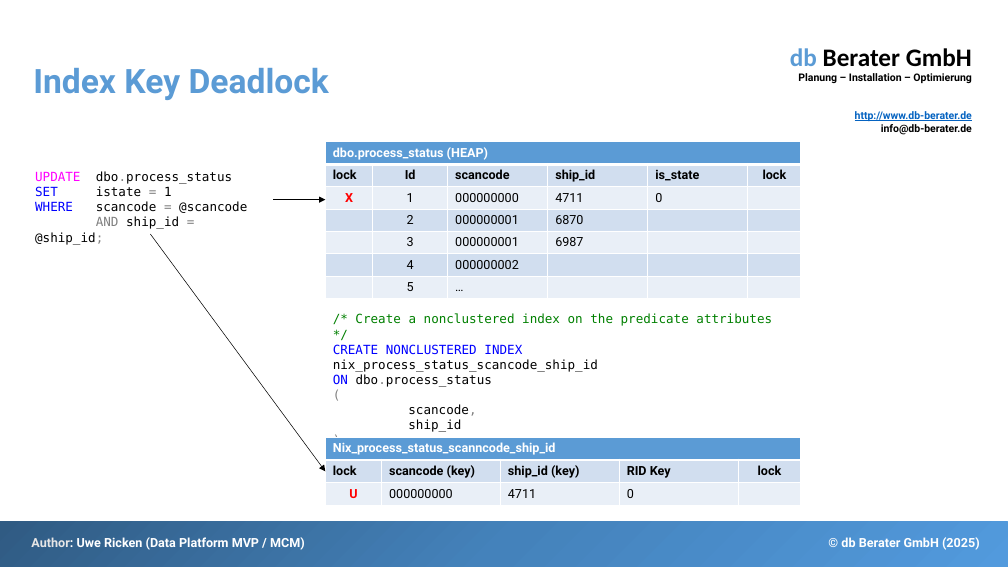
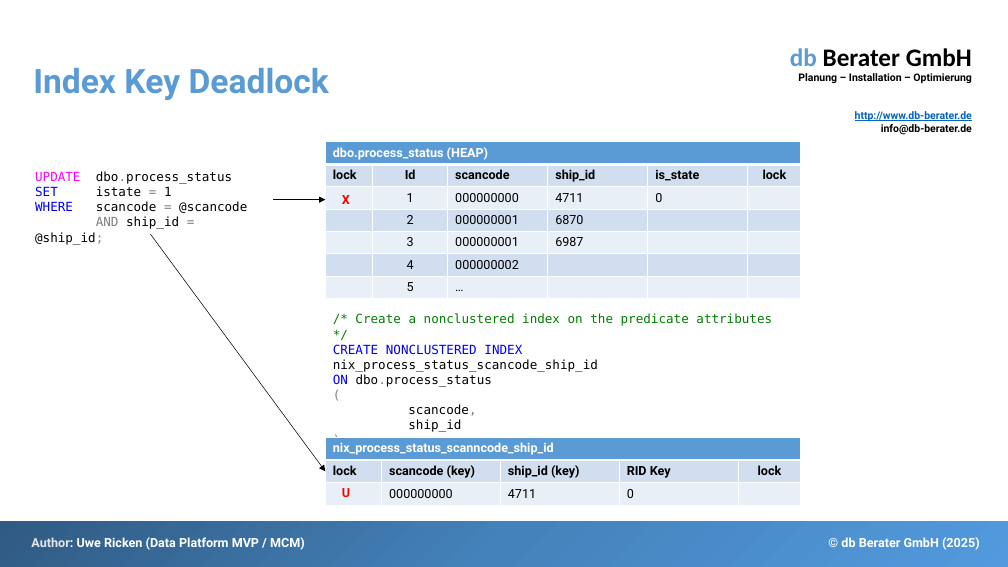
Before and after one commit to db-berater/solving-deadlock-scenarios, a slide deck: slide 25 of 01 - Documents and Preparation/Solving Deadlock Scenarios - EN.pptx. Drawn at 1008x567 pixels with LibreOffice and Linux fonts; fonts in the diff are those of the drawing. Boxes give left, top, right and bottom in pixels: in the first picture for what was removed or moved away, otherwise in the second. Text is boxed around its words. In the diff, an @@ line names an element or a change of style, - is before the commit and + after.

```diff
--- a/01 - Documents and Preparation/Solving Deadlock Scenarios - EN.pptx
+++ b/01 - Documents and Preparation/Solving Deadlock Scenarios - EN.pptx
@@ table at box(325, 142, 800, 301) @@
-row 3, column 1: X
+row 3, column 1: 
@@ text added at box(342, 195, 350, 204), 12 pt, text #FF0000, bold @@
+X
@@ table at box(325, 438, 800, 506) @@
-row 1, column 1: Nix_process_status_scanncode_ship_id
+row 1, column 1: nix_process_status_scanncode_ship_id
-row 3, column 1: U
+row 3, column 1: 
@@ text added at box(342, 488, 350, 497), 12 pt, text #FF0000, bold @@
+U
```
Also in this commit, not shown: 17 other slides changed, 12 other files.
